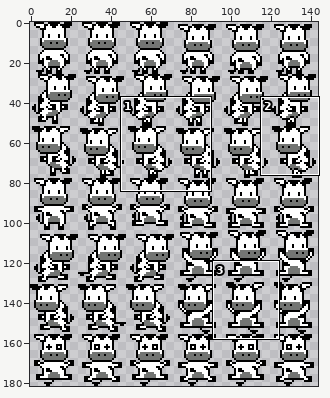
A sprite sheet gets an edit: gamepeach/debug/images/ufo_cow_w_1.png. The picture above shows the old version from afar; the outline marks the close-up.
Close-up. As it was:
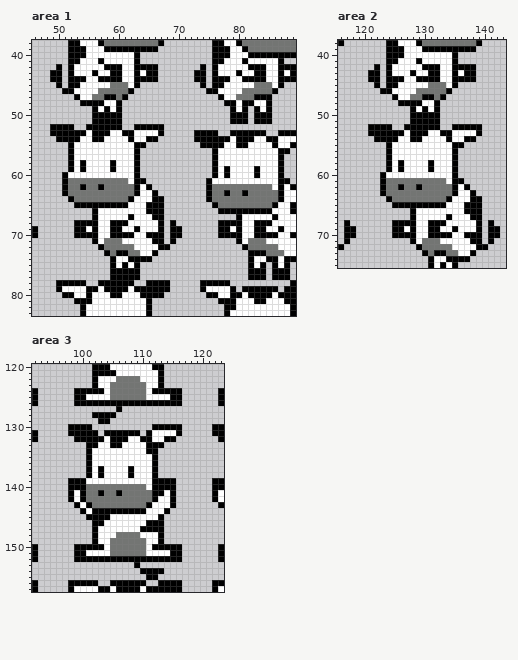
The file is 144x182 pixels. Shown: area 1: x 46..89, y 38..83; area 2: x 116..143, y 38..75; area 3: x 92..123, y 120..157.
After:
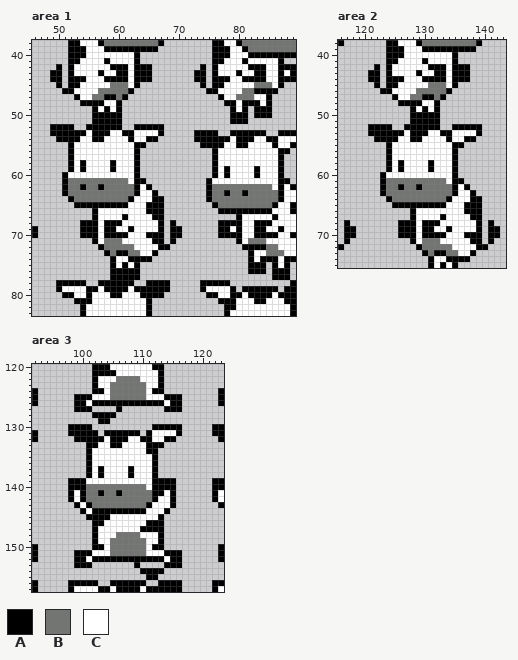
Palette (. is transparent): A #000000  B #737573  C #ffffff
Edits made:
Area 1:
Colour B gives way to colour A in row 46 at x 83 to 85; in row 72 at x 82 to 84.
Colour C gives way to colour A in row 41 at x 58; in row 42 at x 61; in row 43 at x 57, 61 and 64; in row 44 at x 61; in row 48 at x 83; in row 49 at x 84.
Colour C gives way to colour A in row 67 at x 61; in row 68 at x 58; in row 69 at x 55, 58 and 62; in row 70 at x 58; in row 74 at x 84; in row 75 at x 83.
Colour A gives way to colour C in row 41 at x 57; in row 42 at x 58; in row 43 at x 56 and 59; in row 44 at x 57; in row 47 at x 83 to 84; in row 67 at x 62.
Colour A gives way to colour C in row 68 at x 61; in row 69 at x 60 and 63; in row 70 at x 62; in row 73 at x 83 to 84.
Colour A is removed in rows 42 to 44 at x 66; in row 51 at x 83 to 85; in rows 68 to 70 at x 53; in row 77 at x 82 to 84.
Area 2:
Colour C gives way to colour A in row 41 at x 130; in row 42 at x 133; in row 43 at x 129, 133 and 136; in row 44 at x 133; in row 67 at x 133; in row 68 at x 130.
Colour C gives way to colour A in row 69 at x 127, 130 and 134; in row 70 at x 130.
Colour A gives way to colour C in row 41 at x 129; in row 42 at x 130; in row 43 at x 128 and 131; in row 44 at x 129; in row 67 at x 134; in row 68 at x 133.
Colour A gives way to colour C in row 69 at x 132 and 135; in row 70 at x 134.
Colour A is removed in rows 42 to 44 at x 138; in rows 68 to 70 at x 125.
Area 3:
The edit adds colour A in row 127 at x 99 to 101 and 114 to 116; in row 153 at x 99 to 101 and 114 to 116.
Colour C gives way to colour A in row 125 at x 101 and 114; in row 151 at x 101 and 114.
Colour A gives way to colour C in row 126 at x 101 and 114; in row 152 at x 101 and 114.
Colour A is removed in row 124 at x 99 to 101 and 114 to 116; in row 150 at x 99 to 101 and 114 to 116.
